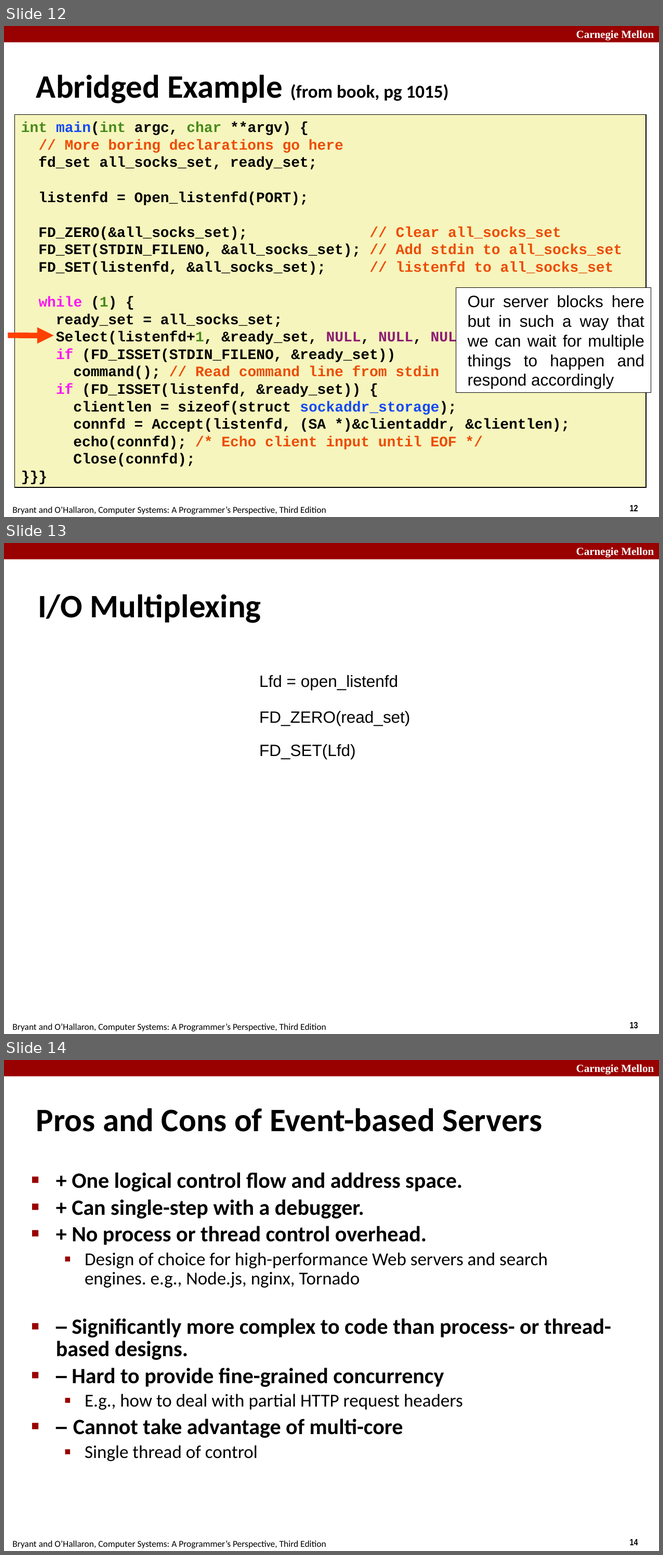
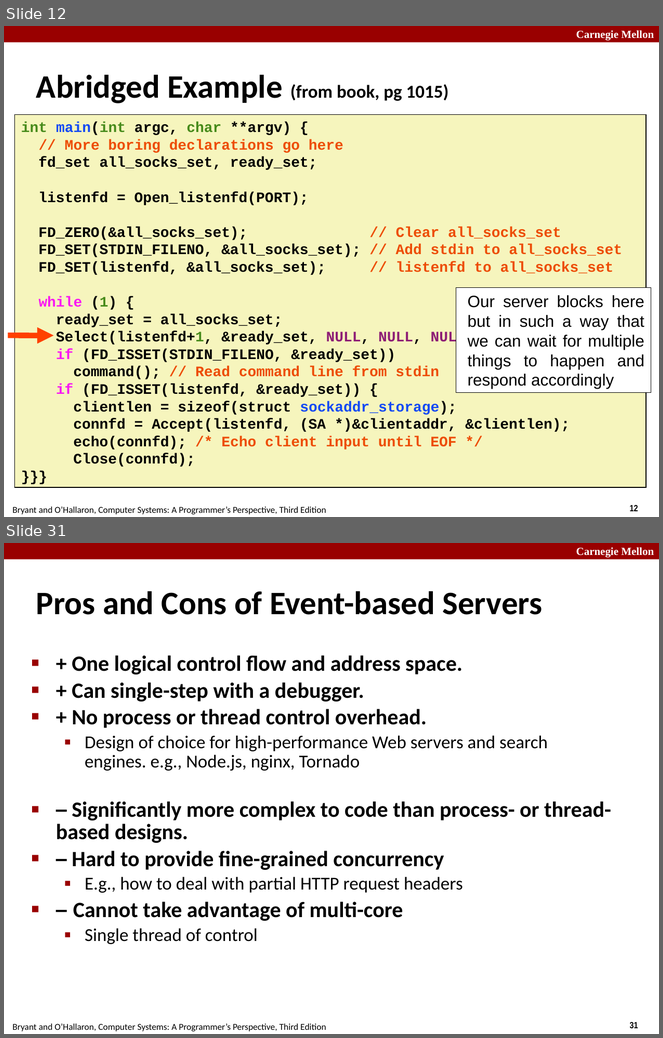
Before and after one commit to diku-compSys/compSys-e2021-pub, a slide deck: lectures/211122_performance/performance.odp. Shown one above the other, each under a label of ours: slides 12, 13 and 14 before the commit, slides 12 and 31 after it; the slides between them are not shown. The pictures are 663x1555 and 663x1038 pixels, drawn with LibreOffice and Linux fonts; fonts in the diff are those of the drawing. Boxes give left, top, right and bottom in pixels: in the first picture for what was removed or moved away, otherwise in the second. Text is boxed around its words. In the diff, an @@ line names an element or a change of style, - is before the commit and + after.

```diff
--- a/lectures/211122_performance/performance.odp
+++ b/lectures/211122_performance/performance.odp
@@ slide 13 removed at (4,543,659,1034), background #FFFFFF; not listed: 4 template elements that a slide beside it also shows @@
@@ title removed at (38,594,261,623) @@
-I/O Multiplexing
@@ text removed at (259,675,398,690) @@
-Lfd = open_listenfd
@@ text removed at (259,711,410,726) @@
-FD_ZERO(read_set)
@@ text removed at (259,744,356,759) @@
-FD_SET(Lfd)
@@ what was slide 14 is now slide 31 @@
@@ page number at (630,1022,638,1029): text changed @@
-14
+31
```
Also in this commit, not shown: 3 slides changed, 18 slides added, 1 other file.
